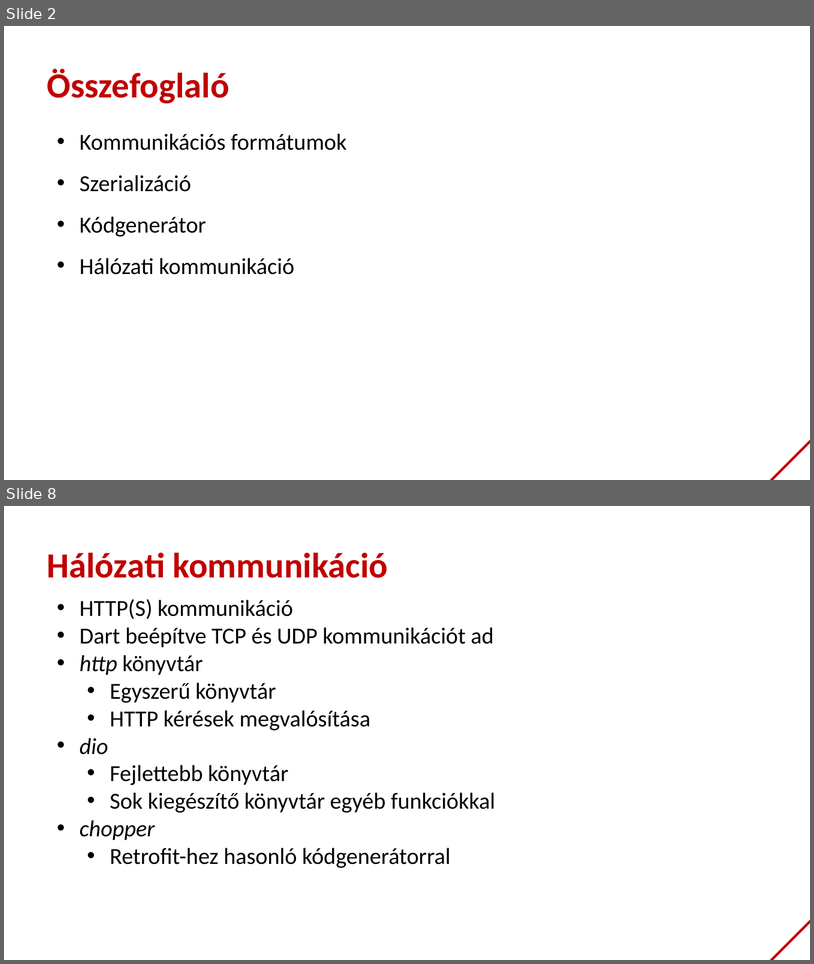
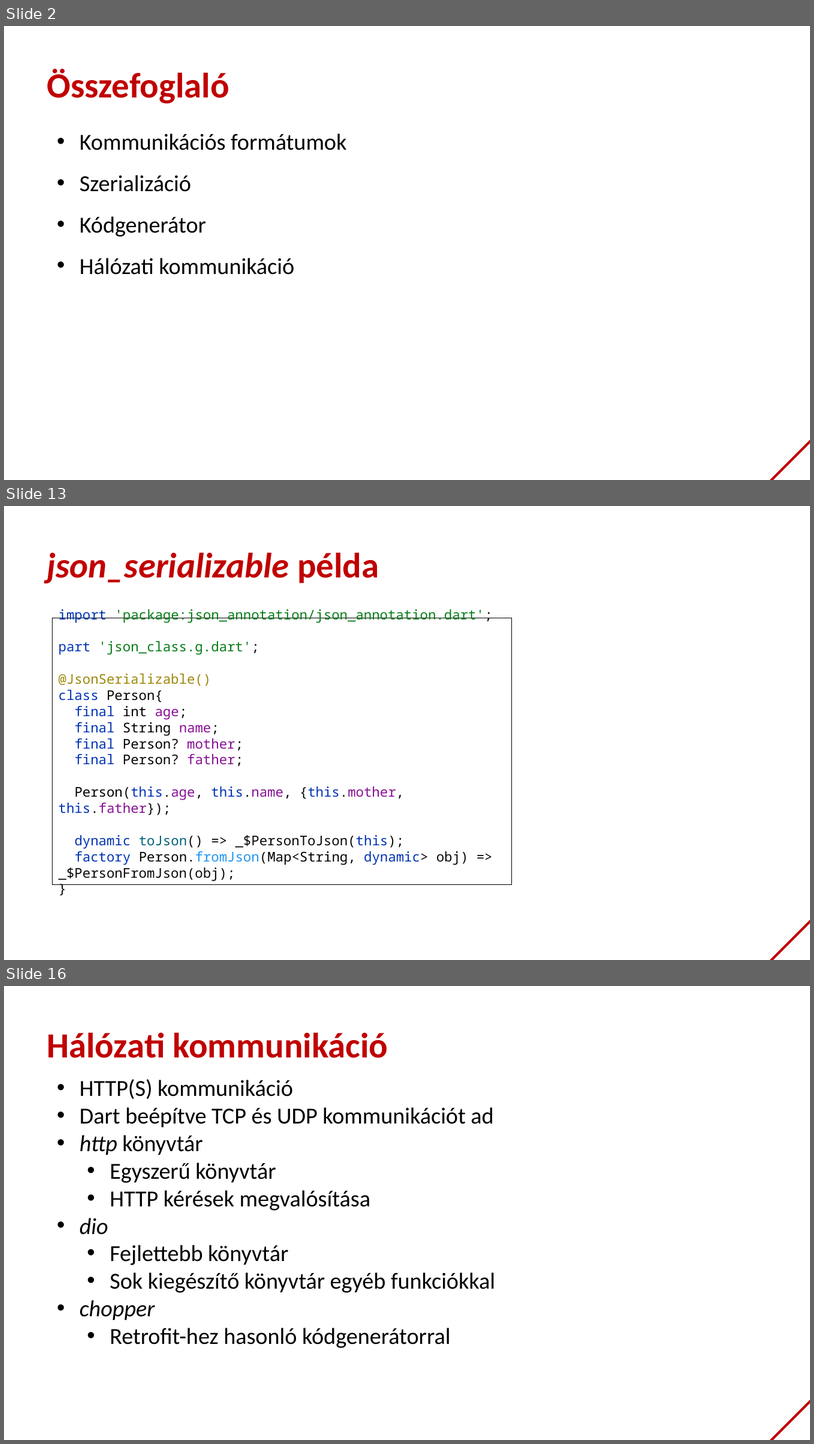
Before and after one commit to bmeaut/VIAUAV45, a slide deck: extras/lecture_08_2021.pptx. Shown one above the other, each under a label of ours: slides 2 and 8 before the commit, slides 2, 13 and 16 after it; the slides between them are not shown. The pictures are 814x964 and 814x1444 pixels, drawn with LibreOffice and Linux fonts; fonts in the diff are those of the drawing; background and template pictures are left out. Boxes give left, top, right and bottom in pixels: in the first picture for what was removed or moved away, otherwise in the second. Text is boxed around its words. In the diff, an @@ line names an element or a change of style, - is before the commit and + after.

```diff
--- a/extras/lecture_08_2021.pptx
+++ b/extras/lecture_08_2021.pptx
@@ slide 13 added at <box>4,506,810,960</box>, background #FFFFFF; not listed: 1 template element that a slide beside it also shows @@
@@ text added at <box>47,552,379,583</box>, 42 pt, text #C00000, bold, italic @@
+json_serializable példa
@@ rectangle added at <box>53,618,512,885</box>, fill #FFFFFF, outline #000000 0.75 pt, 16 pt, text #0033B3 @@
+import 'package:json_annotation/json_annotation.dart';
+part 'json_class.g.dart';
+@JsonSerializable()
+class Person{
+final int age;
+final String name;
+final Person? mother;
+final Person? father;
+Person(this.age, this.name, {this.mother, this.father});
+dynamic toJson() => _$PersonToJson(this);
+factory Person.fromJson(Map<String, dynamic> obj) => _$PersonFromJson(obj);
+}
@@ what was slide 8 is now slide 16 @@
```
Also in this commit, not shown: 4 slides changed, 8 other slides added, 1 slide removed.
